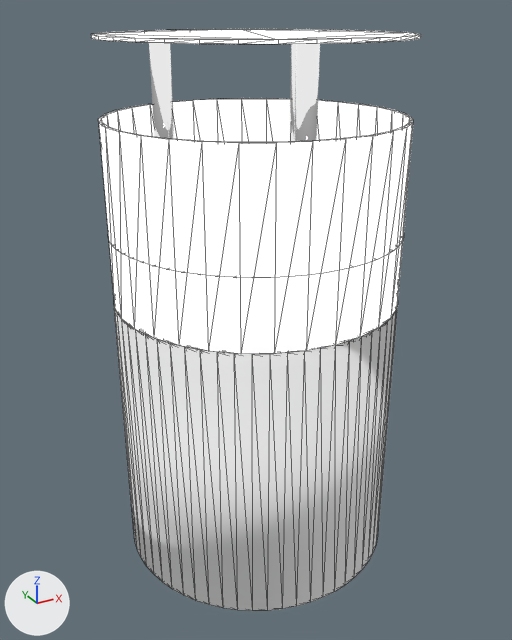
The glTF model JJround.glb: old version first, new version second.
Camera for both pictures: a camera (50 mm lens) standing at (-2.28, -4.15, 5.19) and looking at (-0.01, -0.03, 3.13). Arrows for +X, +Y and +Z are at lower left; the lights stay in place. Mesh edges are drawn as thin lines on the coarser meshes. Where no turn or scale is listed for an object, it has been applied to the vertices. Vertices at the same position are counted once.

The first picture shows 'Base', 'Opora.002', 'Opora.003', 'Side_glass', 'Top_Glass'.
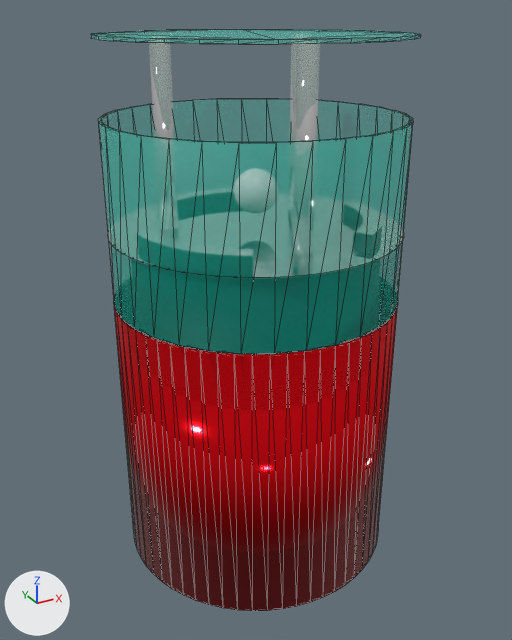
What differs and where, as boxes [x1, y1, x2, y2] in the pictures (512 x 640 px):
'Side_glass', recoloured (white to cyan): [99, 98, 413, 354] in both
'Top_Glass', recoloured (white to cyan): [91, 29, 421, 44] in both
part 1 of me_цилиндр_003, recoloured (white to red): [114, 305, 398, 611] in both

Edits to the bpy script that builds the scene:
```text
Add mat_glass_easy:
    mat_glass_easy = principled_material('Glass_easy')
    mat_glass_easy.base_color = (0.0, 0.8, 0.613)  # cyan #00e7cd
    mat_glass_easy.alpha = 0.2
Add mat_материал:
    mat_материал = principled_material('Материал')
    mat_материал.base_color = (0.8, 0.00518, 0.0103)  # red #e7101a
    mat_материал.metallic = 1.0
    mat_материал.roughness = 0.0859
Change me_цилиндр_001:
    where me_цилиндр_001.from_pydata(...)  # 128 vertices, 256 faces; spans x -1.0..1.0, y -1.0..1.0, z 1.0..2.22
    remove me_цилиндр_001.materials.append(mat_ghost_2)  # black #000000
    add me_цилиндр_001.materials.append(mat_glass_easy)  # cyan #00e7cd
Change me_цилиндр_003:
    where me_цилиндр_003.from_pydata(...)  # 240 vertices, 480 faces; spans x -1.0..1.0, y -1.0..1.0, z -1.0..1.0
    used by ob_base; location = (0.0, 0.0, 2.335)
    me_цилиндр_003 part 1: 120 faces spanning x -1.0..1.0, y -1.0..1.0, z -1.0..1.0 switch from mat_fast_gold_001 (white #ffffff) to mat_материал (red #e7101a)
Change me_цилиндр_007:
    where me_цилиндр_007.from_pydata(...)  # 64 vertices, 124 faces; spans x -1.0..1.0, y -1.0..1.0, z 2.22..2.24
    remove me_цилиндр_007.materials.append(mat_ghost_2)  # black #000000
    add me_цилиндр_007.materials.append(mat_glass_easy)  # cyan #00e7cd
```
